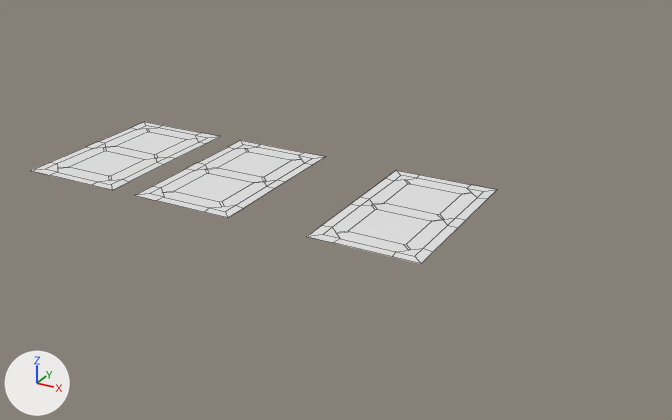
The Blender file resources/segment.blend, before and after one commit.
Before and after are seen from a 50 mm camera at (35.6, -70.7, 38.3) aimed at (-8.6, 9.6, -1.9). The lights are fixed; the arrows at lower left show +X, +Y and +Z. Mesh edges are drawn as thin lines. Materials are left out; every surface is plain grey.

Names of what the first picture shows: 'segment_digit', 'segment_digit_test', 'segment_digit_test.001'.
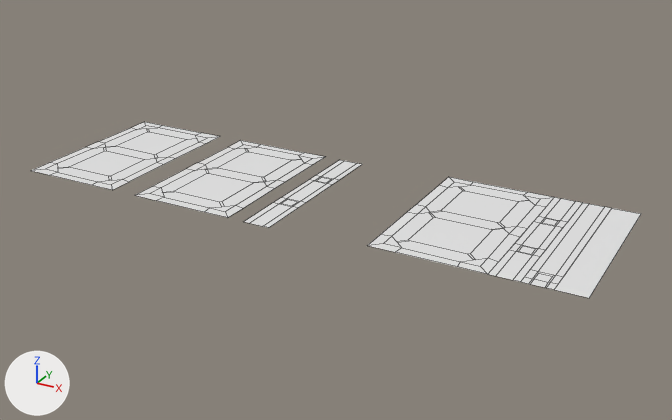
What changed in the scene script:
```text
Change me_segment_digit_mesh:
    where me_segment_digit_mesh.from_pydata(...)  # 62 vertices, 41 faces; spans x -6.0..6.0, y -1.0..19.0, z 0.0
    used by ob_segment_digit; location = (0.0, 0.0, 0.0)
    me_segment_digit_mesh part 1: the whole mesh is moved by (-6.0, 1.0, 0.0)
Add me_segment_colon_mesh_001:
    me_segment_colon_mesh_001.from_pydata(...)  # 32 vertices, 23 faces; spans x -1.4..1.6, y 1.0..21.0, z 0.0
Add me_segment_empty_mesh:
    me_segment_empty_mesh.from_pydata([(-3.0, 0.0, 0.0), (-3.0, 20.0, 0.0), (0.0, 0.0, 0.0), (0.0, 20.0, 0.0)], [], [(0, 2, 3, 1)])
Add me_segment_colon_mesh:
    me_segment_colon_mesh.from_pydata(...)  # 32 vertices, 23 faces; spans x -3.0..0.0, y 0.0..20.0, z 0.0
Add me_segment_dot_mesh:
    me_segment_dot_mesh.from_pydata(...)  # 22 vertices, 14 faces; spans x -3.0..0.0, y 0.0..20.0, z 0.0
Change ob_segment_digit:
    ob_segment_digit.location: (0.0, 0.0, 0.0) -> (12.0, 0.0, 0.0)
Add ob_segment_colon_001:
    ob_segment_colon_001 = bpy.data.objects.new('segment_colon.001', me_segment_colon_mesh_001)
    ob_segment_colon_001.location = (-11.84, -2.05, 0.0)
Add ob_segment_empty:
    ob_segment_empty = bpy.data.objects.new('segment_empty', me_segment_empty_mesh)
    ob_segment_empty.location = (21.0, 0.0, 0.0)
Add ob_segment_colon:
    ob_segment_colon = bpy.data.objects.new('segment_colon', me_segment_colon_mesh)
    ob_segment_colon.location = (15.0, 0.0, 0.0)
Add ob_segment_dot:
    ob_segment_dot = bpy.data.objects.new('segment_dot', me_segment_dot_mesh)
    ob_segment_dot.location = (18.0, 0.0, 0.0)
```

Location of each change, [x1, y1, x2, y2] in pixels of the pictures (672 x 420 px):
'segment_digit', moved: before [307, 170, 497, 264]; after [367, 177, 554, 274]
'segment_empty', added: after [555, 208, 641, 298]
'segment_dot', added: after [521, 203, 611, 290]
'segment_colon', added: after [489, 197, 582, 282]
'segment_colon.001', added: after [244, 160, 362, 228]
